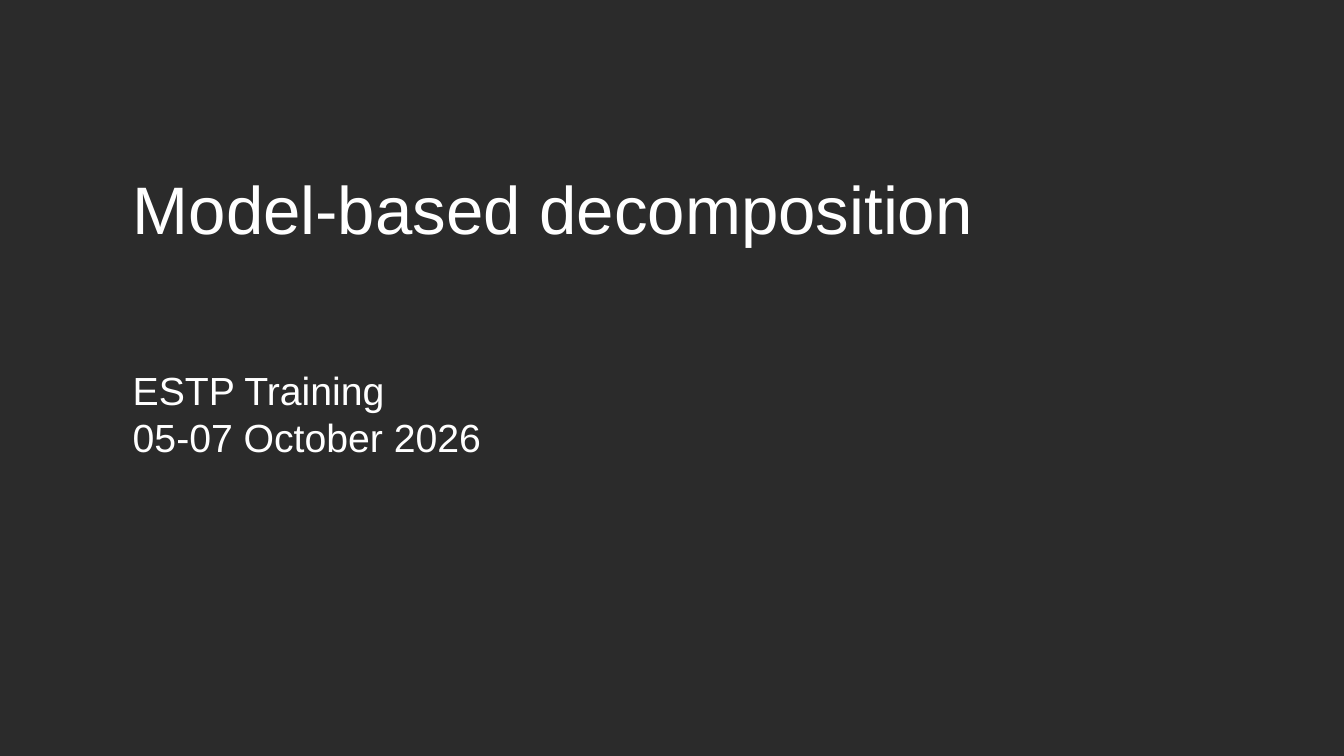
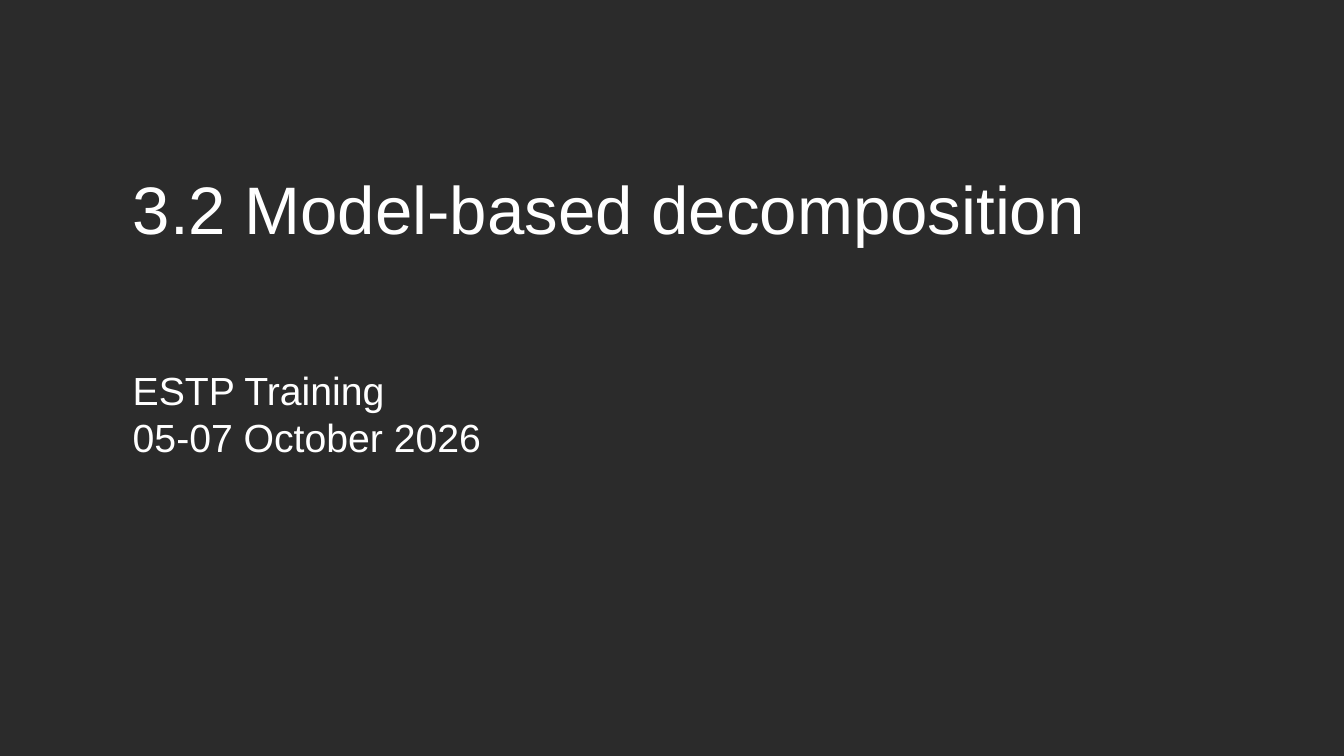
Before and after one commit to palatej/ESTP2026, a slide deck: slide 1 of 3.2 SEATS.pptx. Drawn at 1344x756 pixels with LibreOffice and Linux fonts; fonts in the diff are those of the drawing; background and template pictures are left out; a plain dark background stands for a picture behind light text. Boxes give left, top, right and bottom in pixels: in the first picture for what was removed or moved away, otherwise in the second. Text is boxed around its words. In the diff, an @@ line names an element or a change of style, - is before the commit and + after.

```diff
--- a/3.2 SEATS.pptx
+++ b/3.2 SEATS.pptx
@@ title at <box>133,185,1085,246</box>: text changed @@
-Model-based decomposition
+3.2 Model-based decomposition
```
Also in this commit, not shown: 2 slides added, 6 other files.
